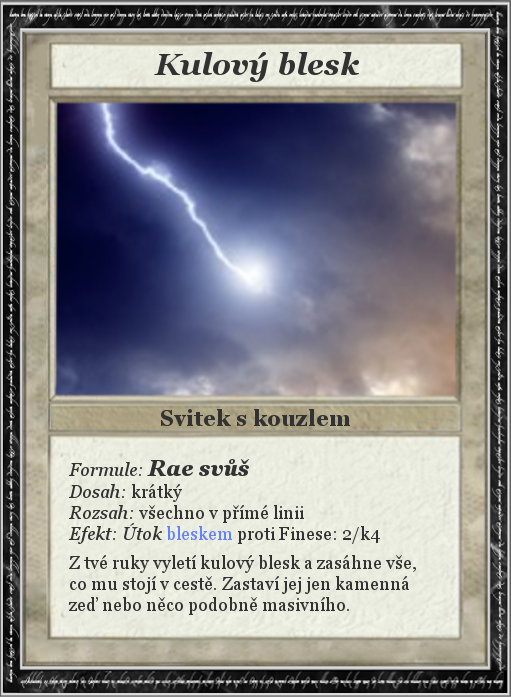
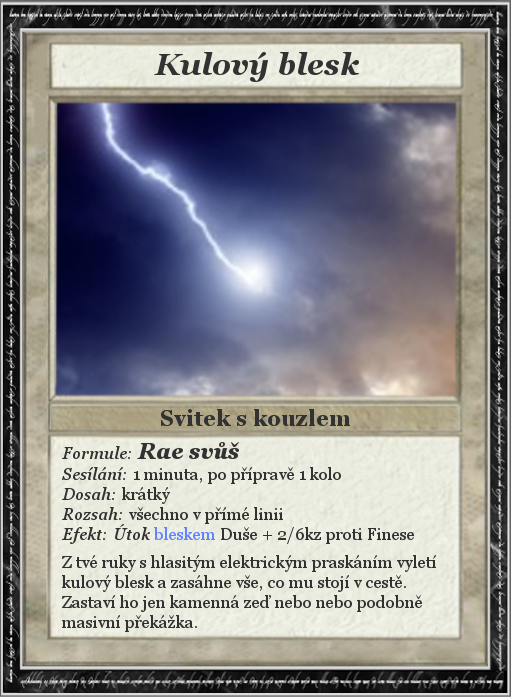
Revision of a layered w=511, h=697 image; what changed, layer by layer:
painted on "Formule: Rae svůš ..." over [61, 442, 436, 632]
painted on "Card" over [53, 435, 132, 626]
